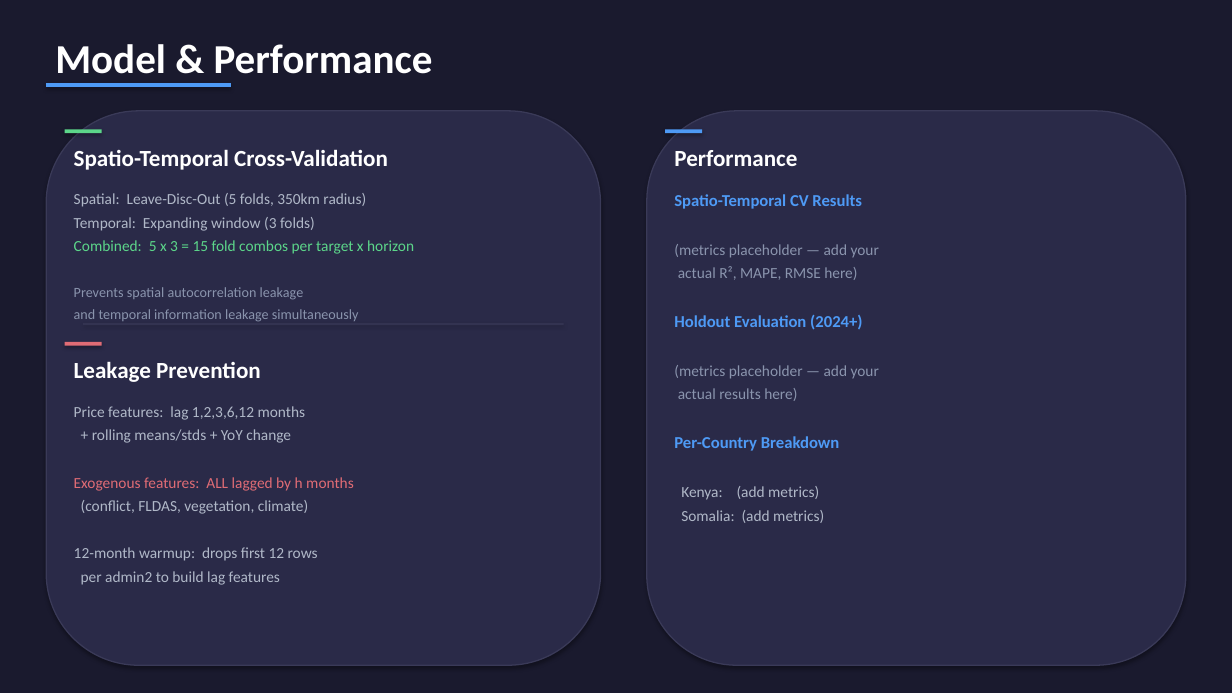
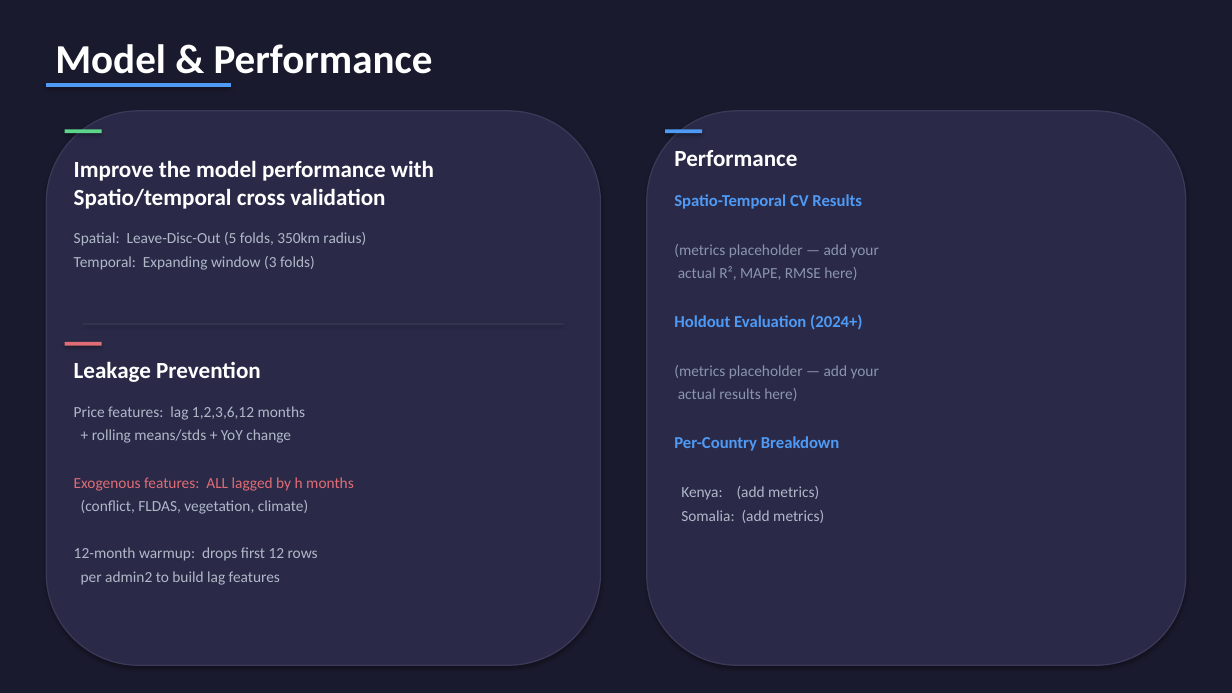
Before and after one commit to halim-jun/subnational_price_prediction, a slide deck: slide 3 of artifact/presentation/v3_final_v2/final_presentationv2_with_images.pptx. Drawn at 1232x693 pixels with LibreOffice and Linux fonts; fonts in the diff are those of the drawing. Boxes give left, top, right and bottom in pixels: in the first picture for what was removed or moved away, otherwise in the second. Text is boxed around its words. In the diff, an @@ line names an element or a change of style, - is before the commit and + after.

```diff
--- a/artifact/presentation/v3_final_v2/final_presentationv2_with_images.pptx
+++ b/artifact/presentation/v3_final_v2/final_presentationv2_with_images.pptx
@@ text at <box>74,160,434,209</box>: text changed @@
-Spatio-Temporal Cross-Validation
+Improve the model performance with
+Spatio/temporal cross validation
@@ text "Spatial: Leave-Disc-Out (5 folds, 350km ...": place and size @@
-text "Spatial: Leave-Disc-Out (5 folds, 350km ..." at <box>74,193,414,321</box>
+text "Spatial: Leave-Disc-Out (5 folds, 350km ..." at <box>74,232,366,270</box>
@@ text at <box>74,240,414,321</box>: paragraphs removed @@
-Combined: 5 x 3 = 15 fold combos per target x horizon
-Prevents spatial autocorrelation leakage
-and temporal information leakage simultaneously
```
Also in this commit, not shown: 21 other files.
